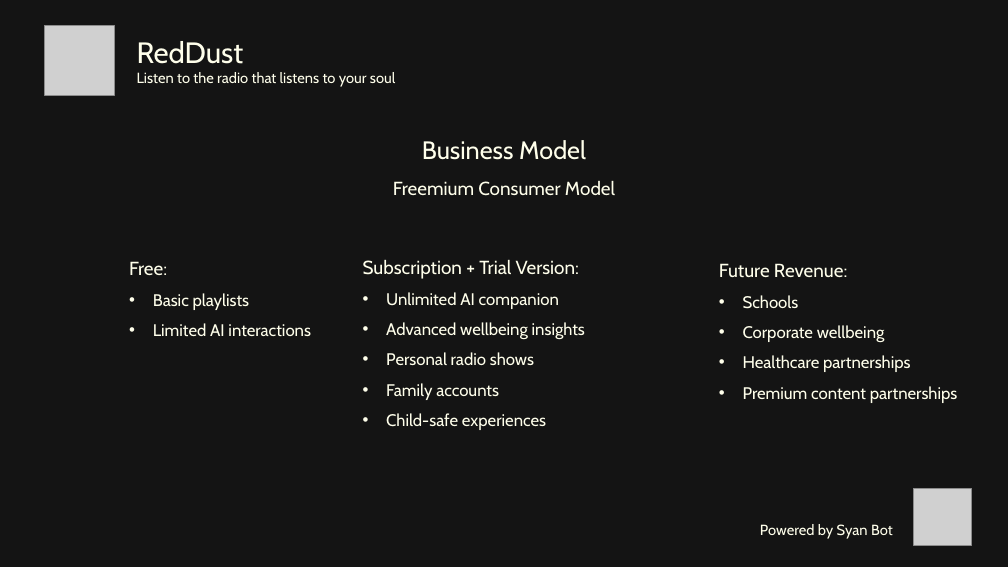
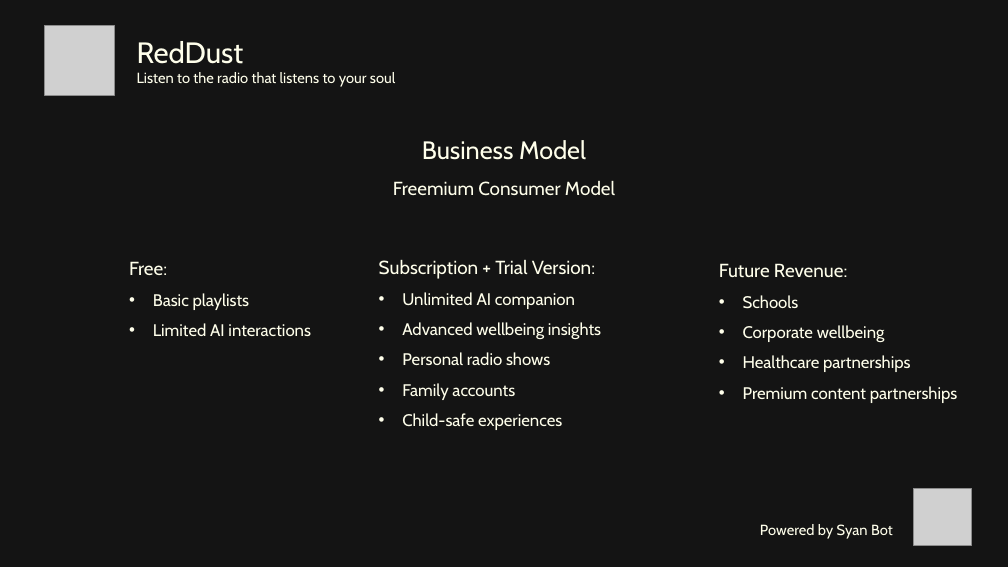
Before and after one commit to anodiamadmin/RedDust, a slide deck: slide 8 of Docs/PitchDeck.pptx. Drawn at 1008x567 pixels with LibreOffice and Linux fonts; fonts in the diff are those of the drawing; grey boxes stand for pictures; background and template pictures are left out; a plain dark background stands for a picture behind light text. Boxes give left, top, right and bottom in pixels: in the first picture for what was removed or moved away, otherwise in the second. Text is boxed around its words. In the diff, an @@ line names an element or a change of style, - is before the commit and + after.

Commit message:
cmt

```diff
--- a/Docs/PitchDeck.pptx
+++ b/Docs/PitchDeck.pptx
@@ text "Subscription + Trial Version:": place and size @@
-text "Subscription + Trial Version:" at [363, 260, 585, 430]
+text "Subscription + Trial Version:" at [379, 260, 601, 430]
```
